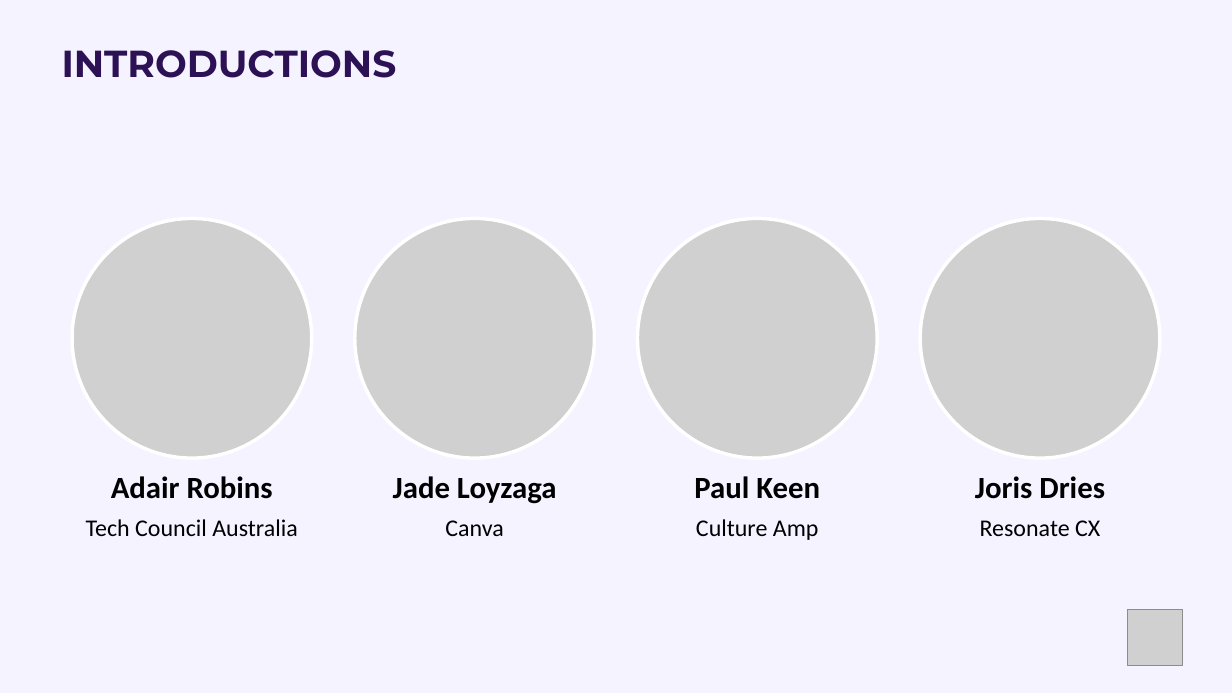
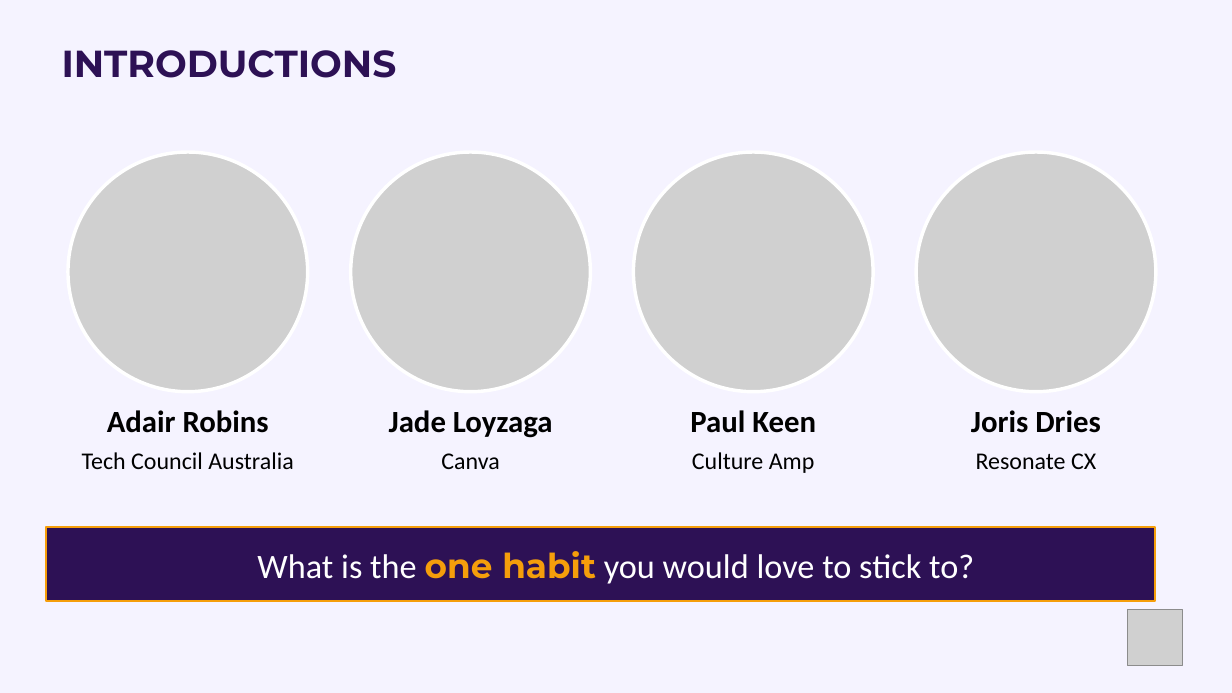
Before and after one commit to paulkeen/tca-habits, a slide deck: slide 3 of docs/TCA-Opening.pptx (slide 4 before the commit). Drawn at 1232x693 pixels with LibreOffice and Linux fonts; fonts in the diff are those of the drawing; grey boxes stand for pictures. Boxes give left, top, right and bottom in pixels: in the first picture for what was removed or moved away, otherwise in the second. Text is boxed around its words. In the diff, an @@ line names an element or a change of style, - is before the commit and + after.

```diff
--- a/docs/TCA-Opening.pptx
+++ b/docs/TCA-Opening.pptx
@@ 8 texts, 2 pictures: place and size @@
-8 texts, 2 pictures at (73, 218, 1161, 540)
+8 texts, 2 pictures at (68, 152, 1157, 473)
@@ picture added at (351, 152, 591, 392) @@
@@ picture: place and size @@
-picture at (355, 218, 595, 458)
+picture at (633, 152, 873, 392)
@@ picture removed at (637, 218, 877, 458) @@
@@ rectangle added at (47, 527, 1156, 601), fill #2D1155, outline #F59E0B 1.5 pt @@
@@ text added at (257, 551, 974, 584), 20 pt, text #FFFFFF @@
+What is the one habit you would love to stick to?
```
Also in this commit, not shown: 1 other slide changed, 5 other files.
